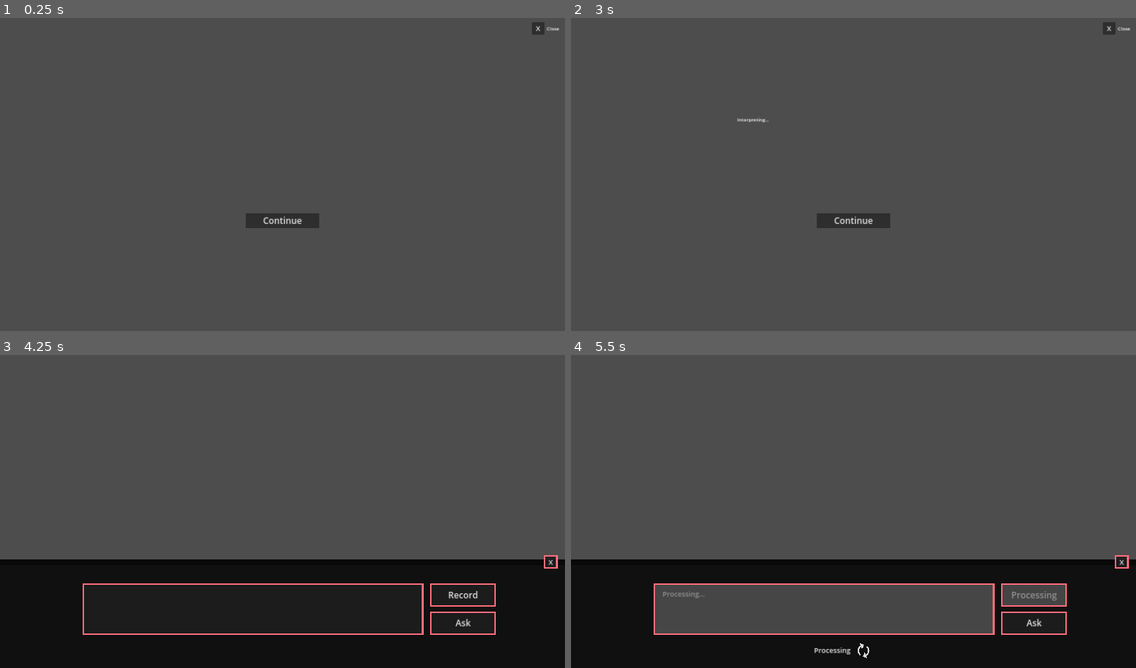
Above: before the commit, frames 1-4 (two rows, left to right).
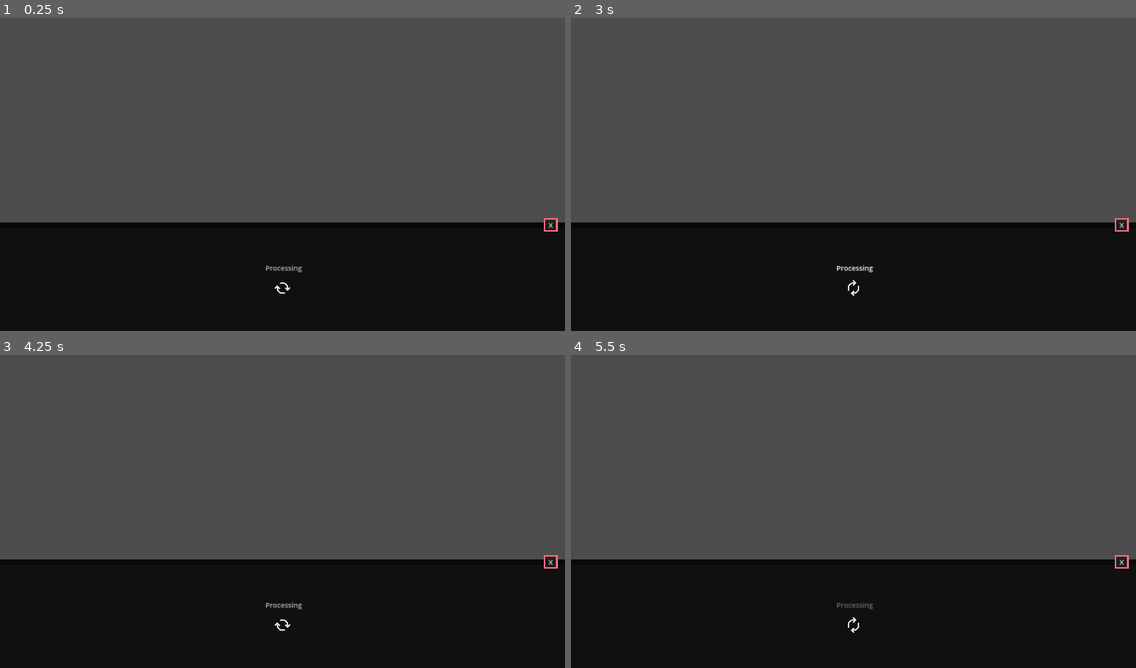
Above: after the commit, the same moments.

Repository: Skyvastern/the-aspiring-deva
Game: Godot game, scene res://main/npc/npc_speak/npc_speak.tscn
The game is run twice, just before and just after one commit, with the same random seed, the same clock (stepped at 60 frames per second) and the same inputs. This scene is started directly instead of the project's main scene.
Inputs (mouse positions are in pixels of both pictures, inside the frame that each line leads up to):
- Up to frame 1 (0.25 s): no input
- Up to frame 2 (3 s): click "X" at 0.5 s; click (853, 221) at 1.25 s, where only the run before the commit has a clickable "Continue"; click "X" at 2 s; click (1034, 287) at 2.75 s, where only the run before the commit has a clickable "Ask"
- Up to frame 3 (4.25 s): click (282, 558) at 3.5 s, where only the run before the commit has a clickable "Continue"
- Up to frame 4 (5.5 s): click (1034, 596) at 4.25 s, where only the run before the commit has a clickable "Record"; click (1034, 596) at 5 s, where only the run before the commit has a clickable "Stop"

The runs differ from the first frame. In frame 1, 35% of the frame differs, in the area x 0-100%, y 1-100%; in frame 2, 35%; in frame 3, 1.1%; in frame 4, 11%.
Error before the commit: Invalid access to property or key 'interact' on a base object of type 'Nil'. (res://main/npc/npc_speak/npc_speak.gd:66)
Error after the commit: Invalid access to property or key 'interact' on a base object of type 'Nil'. (res://main/npc/npc_speak/npc_speak.gd:71)

Commit message:
Update UI of npc_speak

Diff:
--- a/frontend/main/npc/npc_speak/npc_speak.gd
+++ b/frontend/main/npc/npc_speak/npc_speak.gd
@@ -2,7 +2,9 @@
 class_name NPC_Speak
 
 @export_group("UI")
-@export var npc_response: Label
+@export var status: Label
+@export var loader: TextureRect
+@export var subtitles_label: Label
 @export var continue_btn: Button
 @export var close_btn: Button
 
@@ -22,12 +24,11 @@
 	continue_btn.pressed.connect(_on_continue_btn_pressed)
 	close_btn.pressed.connect(_on_close_btn_pressed)
 
-	npc_response.text = ""
+	subtitles_label.text = ""
 
 
 func interpret(new_player_message: String) -> void:
 	player_message = new_player_message
-	npc_response.text = "Interpreting..."
 
 	textgen_api.make_request(
 		player_message,
@@ -39,7 +40,11 @@
 	audio_player.stream = audio_stream
 	audio_player.play()
 
-	npc_response.text = npc_message
+	subtitles_label.text = npc_message
+
+	status.visible = false
+	loader.visible = false
+	continue_btn.visible = true
 
 	Global.active_npc.add_player_message(player_message)
 	Global.active_npc.add_npc_message(npc_message)
--- a/frontend/main/npc/npc_speak/npc_speak.tscn
+++ b/frontend/main/npc/npc_speak/npc_speak.tscn
@@ -1,20 +1,26 @@
-[gd_scene load_steps=4 format=3 uid="uid://b3shry0lb6gwu"]
+[gd_scene load_steps=7 format=3 uid="uid://b3shry0lb6gwu"]
 
+[ext_resource type="Theme" uid="uid://15ielt17md1r" path="res://main/common/main_theme.tres" id="1_bp2vg"]
 [ext_resource type="Script" path="res://main/npc/npc_speak/npc_speak.gd" id="1_w7314"]
 [ext_resource type="PackedScene" uid="uid://xyj3kxdu8csw" path="res://main/api/textgen_api/textgen_api.tscn" id="2_t7ijx"]
 [ext_resource type="PackedScene" uid="uid://cksg3viktx8p" path="res://main/api/text_to_speech_api/text_to_speech_api.tscn" id="2_wrdns"]
+[ext_resource type="PackedScene" uid="uid://cfvvgmagjl0md" path="res://main/common/status/status.tscn" id="5_d3uw7"]
+[ext_resource type="PackedScene" uid="uid://b6yk6bqumplb1" path="res://main/common/loader/loader.tscn" id="6_p1d8o"]
 
-[node name="NPC Speak" type="Control" node_paths=PackedStringArray("npc_response", "continue_btn", "close_btn", "audio_player", "textgen_api", "text_to_speech_api")]
+[node name="NPC Speak" type="Control" node_paths=PackedStringArray("status", "loader", "subtitles_label", "continue_btn", "close_btn", "audio_player", "textgen_api", "text_to_speech_api")]
 layout_mode = 3
 anchors_preset = 15
 anchor_right = 1.0
 anchor_bottom = 1.0
 grow_horizontal = 2
 grow_vertical = 2
+theme = ExtResource("1_bp2vg")
 script = ExtResource("1_w7314")
-npc_response = NodePath("ScrollContainer/NPC Response")
-continue_btn = NodePath("ContinueBtn")
-close_btn = NodePath("CloseBtn")
+status = NodePath("Panel/Status")
+loader = NodePath("Panel/Loader")
+subtitles_label = NodePath("Panel/ScrollContainer/Subtitles")
+continue_btn = NodePath("Panel/ContinueBtn")
+close_btn = NodePath("Panel/CloseBtn")
 audio_record_scene_path = "res://main/audio_record/audio_record.tscn"
 audio_player = NodePath("AudioPlayer")
 textgen_api = NodePath("TextgenAPI")
@@ -22,37 +28,46 @@
 
 [node name="AudioPlayer" type="AudioStreamPlayer" parent="."]
 
-[node name="ScrollContainer" type="ScrollContainer" parent="."]
+[node name="TextgenAPI" parent="." instance=ExtResource("2_t7ijx")]
+
+[node name="TextToSpeechAPI" parent="." instance=ExtResource("2_wrdns")]
+
+[node name="Panel" type="Panel" parent="."]
+layout_mode = 1
+anchors_preset = 12
+anchor_top = 1.0
+anchor_right = 1.0
+anchor_bottom = 1.0
+offset_top = -370.0
+grow_horizontal = 2
+grow_vertical = 0
+
+[node name="CloseBtn" type="Button" parent="Panel"]
+layout_mode = 1
+anchors_preset = 1
+anchor_left = 1.0
+anchor_right = 1.0
+offset_left = -71.0
+offset_top = -13.0
+offset_right = -25.0
+offset_bottom = 31.0
+grow_horizontal = 0
+focus_mode = 0
+theme_override_font_sizes/font_size = 24
+text = "X"
+
+[node name="ContinueBtn" type="Button" parent="Panel"]
+visible = false
 layout_mode = 1
 anchors_preset = 8
 anchor_left = 0.5
 anchor_top = 0.5
 anchor_right = 0.5
 anchor_bottom = 0.5
-offset_left = -395.0
-offset_top = -192.0
-offset_right = 395.0
-offset_bottom = 96.0
-grow_horizontal = 2
-grow_vertical = 2
-
-[node name="NPC Response" type="Label" parent="ScrollContainer"]
-custom_minimum_size = Vector2(750, 0)
-layout_mode = 2
-text = "I am a humble NPC."
-autowrap_mode = 3
-
-[node name="ContinueBtn" type="Button" parent="."]
-layout_mode = 1
-anchors_preset = 8
-anchor_left = 0.5
-anchor_top = 0.5
-anchor_right = 0.5
-anchor_bottom = 0.5
-offset_left = -125.0
-offset_top = 139.0
-offset_right = 125.0
-offset_bottom = 189.0
+offset_left = -108.5
+offset_top = 66.0
+offset_right = 108.5
+offset_bottom = 118.0
 grow_horizontal = 2
 grow_vertical = 2
 size_flags_horizontal = 3
@@ -60,28 +75,50 @@
 theme_override_font_sizes/font_size = 30
 text = "Continue"
 
-[node name="CloseBtn" type="Button" parent="."]
+[node name="ScrollContainer" type="ScrollContainer" parent="Panel"]
 layout_mode = 1
-anchors_preset = 1
-anchor_left = 1.0
-anchor_right = 1.0
-offset_left = -112.0
-offset_top = 28.0
-offset_right = -70.0
-offset_bottom = 70.0
-grow_horizontal = 0
-focus_mode = 0
-theme_override_font_sizes/font_size = 24
-text = "X"
+anchors_preset = 8
+anchor_left = 0.5
+anchor_top = 0.5
+anchor_right = 0.5
+anchor_bottom = 0.5
+offset_left = -849.0
+offset_top = -108.0
+offset_right = 849.0
+offset_bottom = 49.0
+grow_horizontal = 2
+grow_vertical = 2
 
-[node name="Description" type="Label" parent="CloseBtn"]
-layout_mode = 0
-offset_left = 50.0
-offset_top = 10.0
-offset_right = 90.0
-offset_bottom = 33.0
-text = "Close"
+[node name="Subtitles" type="Label" parent="Panel/ScrollContainer"]
+custom_minimum_size = Vector2(750, 0)
+layout_mode = 2
+size_flags_horizontal = 3
+theme_override_font_sizes/font_size = 21
+text = "I am a humble NPC."
+autowrap_mode = 3
 
-[node name="TextgenAPI" parent="." instance=ExtResource("2_t7ijx")]
+[node name="Status" parent="Panel" instance=ExtResource("5_d3uw7")]
+layout_mode = 1
+anchors_preset = 8
+offset_left = -58.0
+offset_top = -47.0
+offset_right = 67.0
+offset_bottom = -13.0
+grow_horizontal = 2
+grow_vertical = 2
+text = "Processing"
 
-[node name="TextToSpeechAPI" parent="." instance=ExtResource("2_wrdns")]
+[node name="Loader" parent="Panel" instance=ExtResource("6_p1d8o")]
+layout_mode = 1
+anchors_preset = 8
+anchor_left = 0.5
+anchor_top = 0.5
+anchor_right = 0.5
+anchor_bottom = 0.5
+offset_left = -50.0
+offset_top = -11.0
+offset_right = 50.0
+offset_bottom = 89.0
+grow_horizontal = 2
+grow_vertical = 2
+scale = Vector2(0.6, 0.6)
